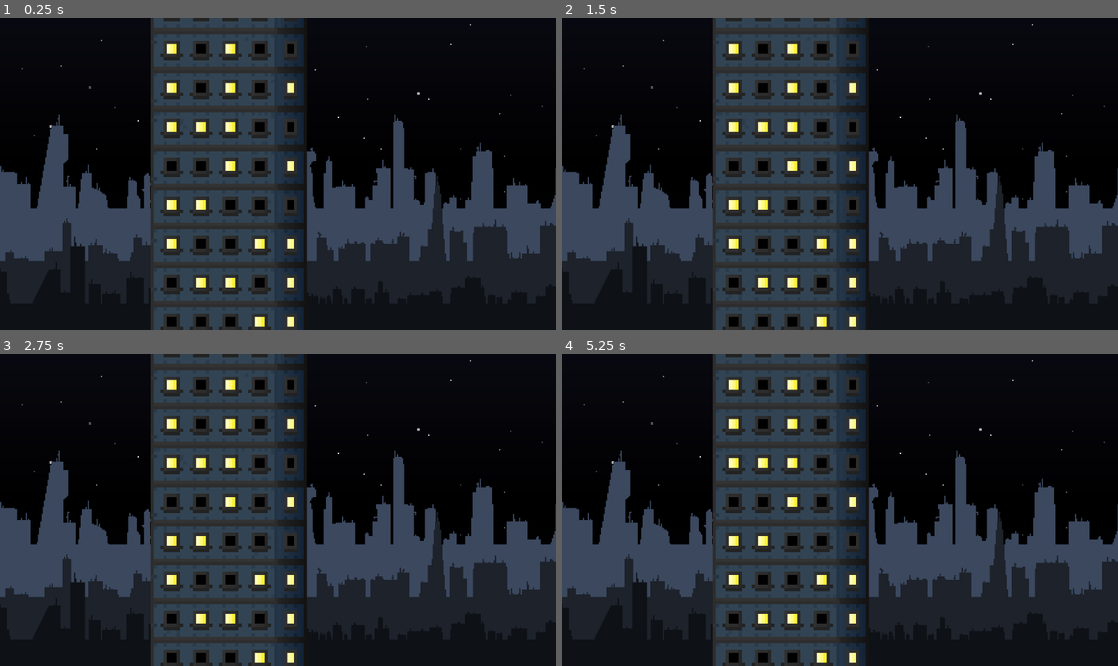
Above: before the commit, frames 1-4 (two rows, left to right).
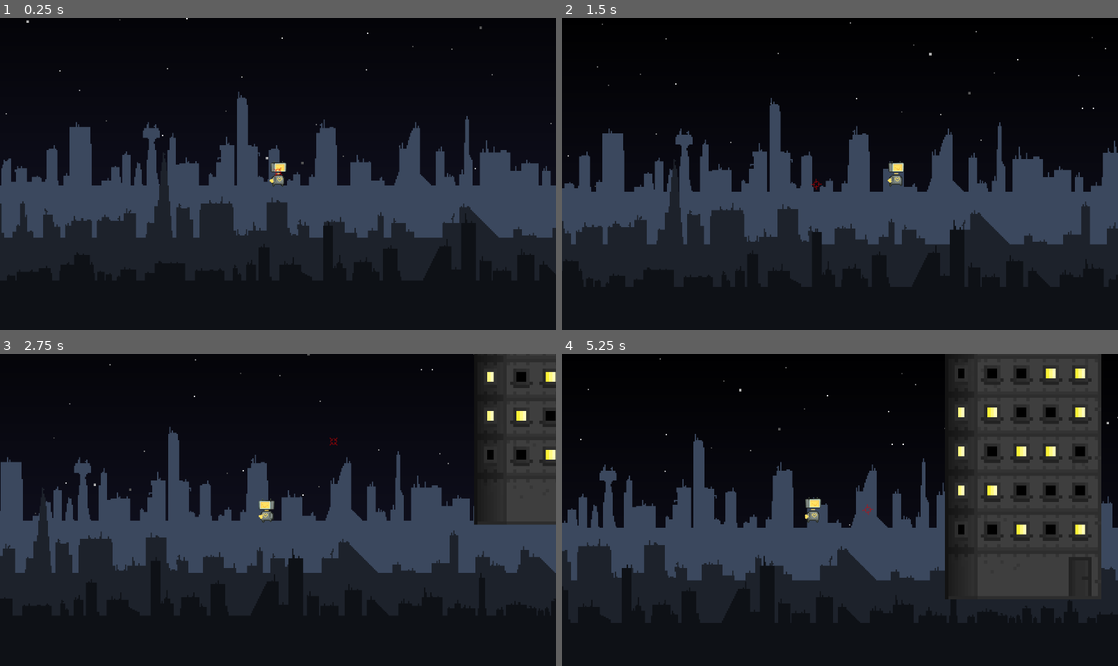
Above: after the commit, the same moments.

Repository: BenjaminWootten/speedjam-4
Game: Godot game, scene res://test_level.tscn
The game is run twice, just before and just after one commit, with the same random seed, the same clock (stepped at 60 frames per second) and the same inputs. This scene is started directly instead of the project's main scene.
Inputs (mouse positions are in pixels of both pictures, inside the frame that each line leads up to):
- Up to frame 1 (0.25 s): no input
- Up to frame 2 (1.5 s): move the mouse to (962, 158) at 0.52 s; hold D (right) from 0.53 s (still down); click (962, 158) at 0.6 s; tap W (up) at 0.77 s; move the mouse to (728, 189) at 1.27 s; click (728, 189) at 1.35 s
- Up to frame 3 (2.75 s): tap W (up) at 1.52 s; move the mouse to (333, 441) at 2.02 s; release D (right) at 2.03 s; hold A (left) from 2.03 s (still down); click (333, 441) at 2.1 s
- Up to frame 4 (5.25 s): move the mouse to (812, 572) at 2.77 s; release A (left) at 2.78 s; hold D (right) 2.78-4.28 s; click (812, 572) at 2.85 s; tap W (up) at 3.02, 3.77, 4.52 s; move the mouse to (1006, 556) at 3.52 s; click (1006, 556) at 3.6 s; move the mouse to (673, 463) at 4.27 s; hold A (left) 4.28-5.03 s; click (673, 463) at 4.35 s; move the mouse to (867, 510) at 5.02 s; hold D (right) from 5.03 s (still down); click (867, 510) at 5.1 s

The runs differ from the first frame. In frame 1, 35% of the frame differs, in the area x 0-100%, y 0-100%; in frame 2, 33%; in frame 3, 42%; in frame 4, 49%.

Commit message:
main menu

Diff:
--- /dev/null
+++ b/mainMenu.gd
@@ -0,0 +1,19 @@
+extends Control
+
+
+# Called when the node enters the scene tree for the first time.
+func _ready():
+	pass # Replace with function body.
+
+
+# Called every frame. 'delta' is the elapsed time since the previous frame.
+func _process(delta):
+	pass
+
+
+func _on_start_pressed():
+	get_tree().change_scene_to_file("res://levels/level_1.tscn")
+
+
+func _on_quit_pressed():
+	pass # Replace with function body.
--- /dev/null
+++ b/mainMenu.tscn
@@ -0,0 +1,60 @@
+[gd_scene load_steps=3 format=3 uid="uid://s3p70aqgy6h2"]
+
+[ext_resource type="Script" path="res://mainMenu.gd" id="1_jkylh"]
+[ext_resource type="Texture2D" uid="uid://c570gfq5ygvyy" path="res://assets/level/background/skyground.png" id="2_ntyoc"]
+
+[node name="Control" type="Control"]
+layout_mode = 3
+anchors_preset = 15
+anchor_right = 1.0
+anchor_bottom = 1.0
+grow_horizontal = 2
+grow_vertical = 2
+script = ExtResource("1_jkylh")
+
+[node name="Sprite2D" type="Sprite2D" parent="."]
+position = Vector2(688, 962)
+scale = Vector2(0.714583, 0.714583)
+texture = ExtResource("2_ntyoc")
+
+[node name="VBoxContainer" type="VBoxContainer" parent="."]
+layout_mode = 0
+offset_left = 592.0
+offset_top = 513.0
+offset_right = 759.0
+offset_bottom = 969.0
+
+[node name="start" type="Button" parent="VBoxContainer"]
+layout_mode = 2
+theme_override_font_sizes/font_size = 30
+text = "Play"
+
+[node name="quit" type="Button" parent="VBoxContainer"]
+layout_mode = 2
+theme_override_font_sizes/font_size = 30
+text = "Quit"
+
+[node name="Panel" type="Panel" parent="."]
+layout_mode = 0
+offset_left = 490.0
+offset_top = 208.0
+offset_right = 820.0
+offset_bottom = 324.0
+
+[node name="MarginContainer" type="MarginContainer" parent="Panel"]
+layout_mode = 0
+offset_right = 275.0
+offset_bottom = 114.0
+theme_override_constants/margin_left = 15
+theme_override_constants/margin_top = 15
+theme_override_constants/margin_right = 15
+theme_override_constants/margin_bottom = 15
+
+[node name="Label" type="Label" parent="Panel/MarginContainer"]
+layout_mode = 2
+theme_override_font_sizes/font_size = 60
+text = "Luh Game
+"
+horizontal_alignment = 1
+
+[connection signal="pressed" from="VBoxContainer/start" to="." method="_on_start_pressed"]
--- a/test_level.tscn
+++ b/test_level.tscn
@@ -1,10 +1,9 @@
-[gd_scene load_steps=17 format=3 uid="uid://dv4tvy8k2u6j5"]
+[gd_scene load_steps=16 format=3 uid="uid://dv4tvy8k2u6j5"]
 
-[ext_resource type="PackedScene" path="res://robot.tscn" id="1_enb35"]
+[ext_resource type="PackedScene" uid="uid://dpiubspm00q5b" path="res://character/robot.tscn" id="1_enb35"]
 [ext_resource type="Texture2D" uid="uid://8v1m6ycd3r4u" path="res://assets/level/background/SCS_Skyline_Nighttime_Layer01.png" id="2_4cybm"]
-[ext_resource type="Texture2D" uid="uid://d1muqgc0vrr62" path="res://assets/level/black_box.png" id="2_58my3"]
 [ext_resource type="Texture2D" uid="uid://c570gfq5ygvyy" path="res://assets/level/background/skyground.png" id="3_8y8m1"]
-[ext_resource type="PackedScene" path="res://rising_water.tscn" id="3_bkoy2"]
+[ext_resource type="PackedScene" uid="uid://c8fbbud4fruog" path="res://level resources/rising_water.tscn" id="3_bkoy2"]
 [ext_resource type="Texture2D" uid="uid://b7b3ifk8b1mxe" path="res://assets/level/background/SCS_Skyline_Daytime_Layer03.png" id="5_vxnxd"]
 [ext_resource type="Texture2D" uid="uid://cqwa3c6jdhjsx" path="res://assets/level/background/SCS_Skyline_Nighttime_Layer02.png" id="6_fdu22"]
 [ext_resource type="PackedScene" uid="uid://ttxk88pw1qvf" path="res://building scenes/blacktop.tscn" id="8_1cwee"]
@@ -68,7 +67,6 @@
 texture_filter = 1
 position = Vector2(117.942, -327.252)
 scale = Vector2(17.7344, 1)
-texture = ExtResource("2_58my3")
 
 [node name="Area2D" parent="." instance=ExtResource("3_bkoy2")]
 visible = false
